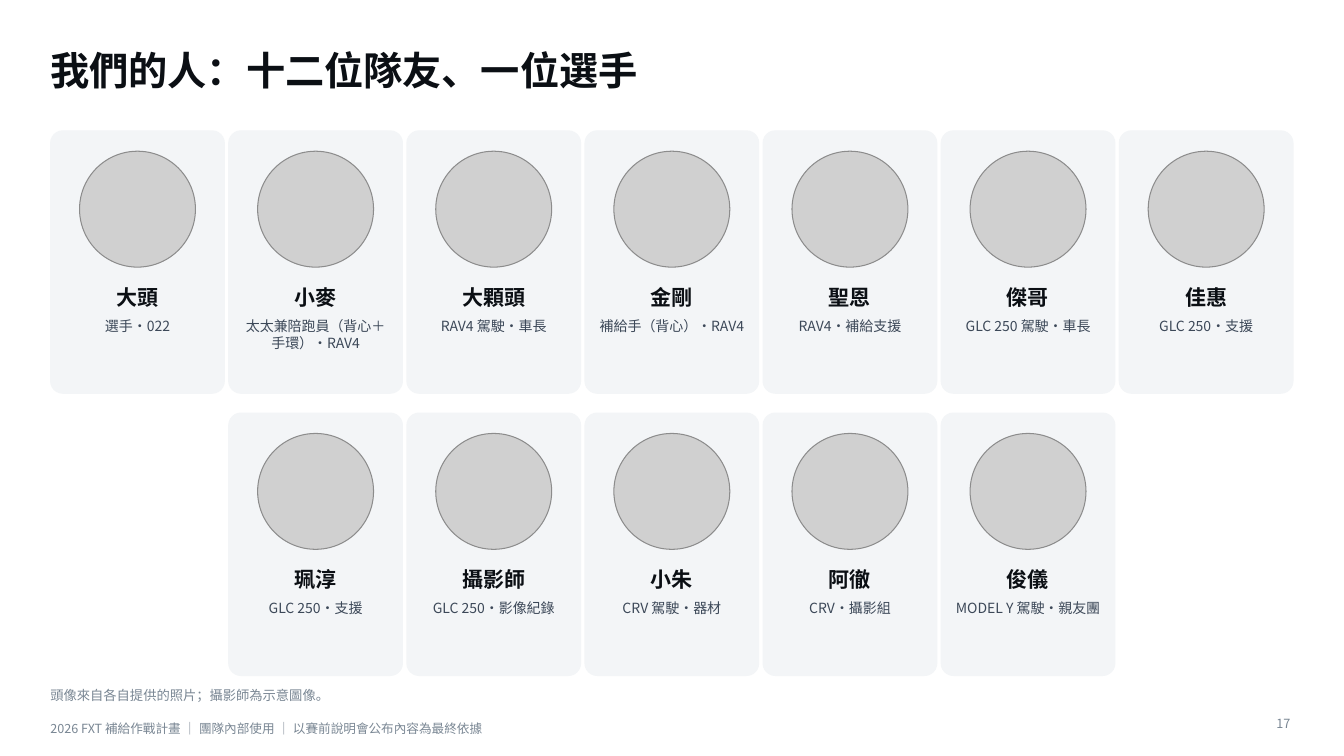
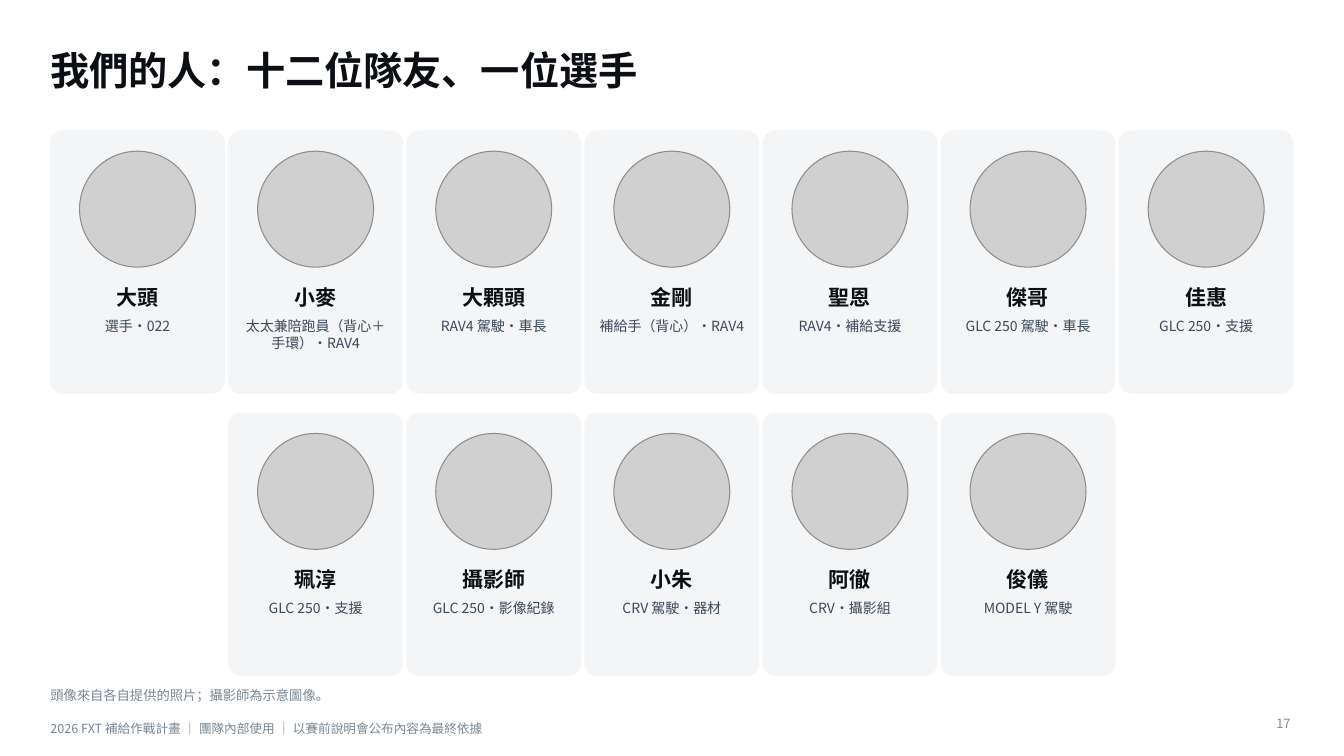
Before and after one commit to powermovebboy-sys/Race-site, a slide deck: slide 17 of deck/2026_FXT_補給作戰計畫.pptx. Drawn at 1344x756 pixels with LibreOffice and Linux fonts; fonts in the diff are those of the drawing; grey boxes stand for pictures. Boxes give left, top, right and bottom in pixels: in the first picture for what was removed or moved away, otherwise in the second. Text is boxed around its words. In the diff, an @@ line names an element or a change of style, - is before the commit and + after.

```diff
--- a/deck/2026_FXT_補給作戰計畫.pptx
+++ b/deck/2026_FXT_補給作戰計畫.pptx
@@ text at (x1=984, y1=601, x2=1072, y2=614): text changed @@
-MODEL Y 駕駛・親友團
+MODEL Y 駕駛
```
Also in this commit, not shown: 17 other slides changed, 9 other files.
